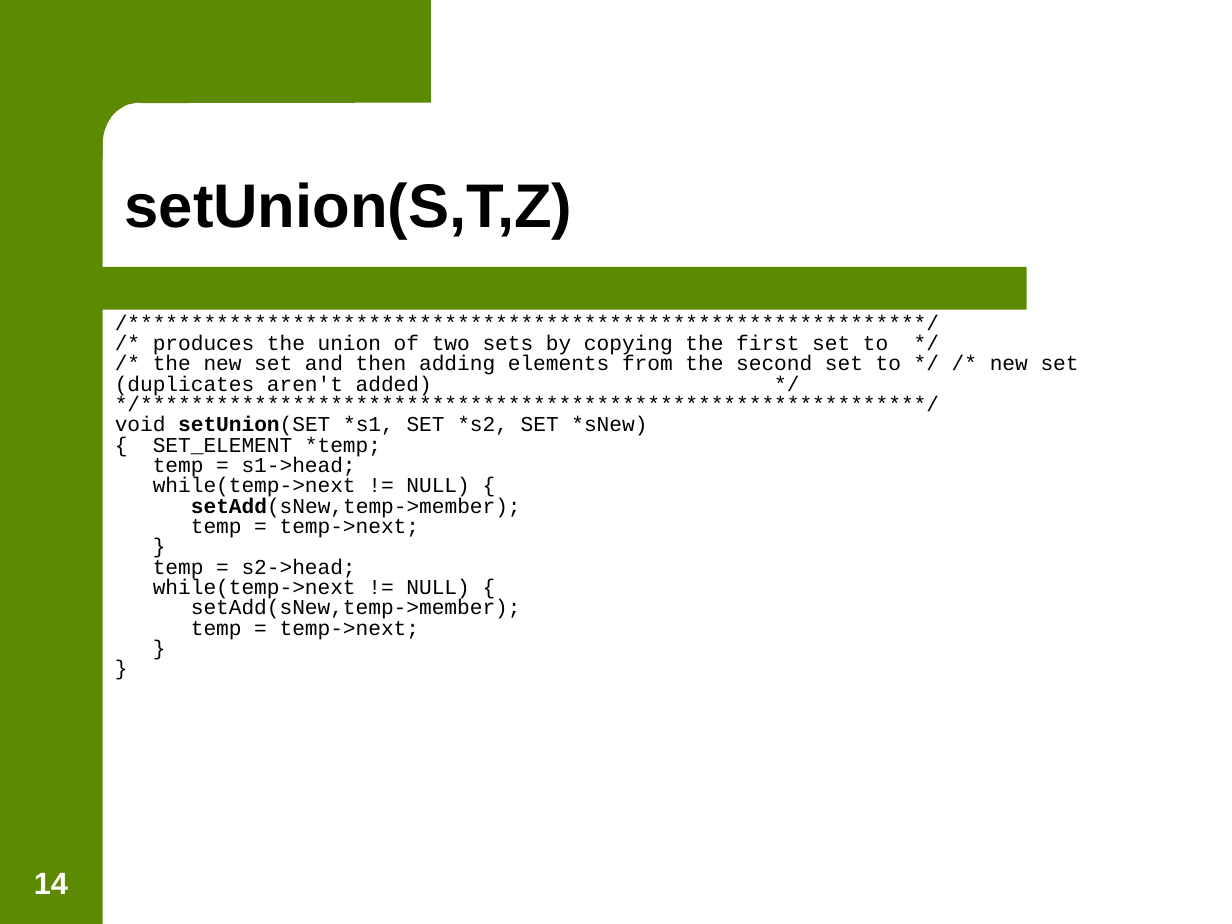
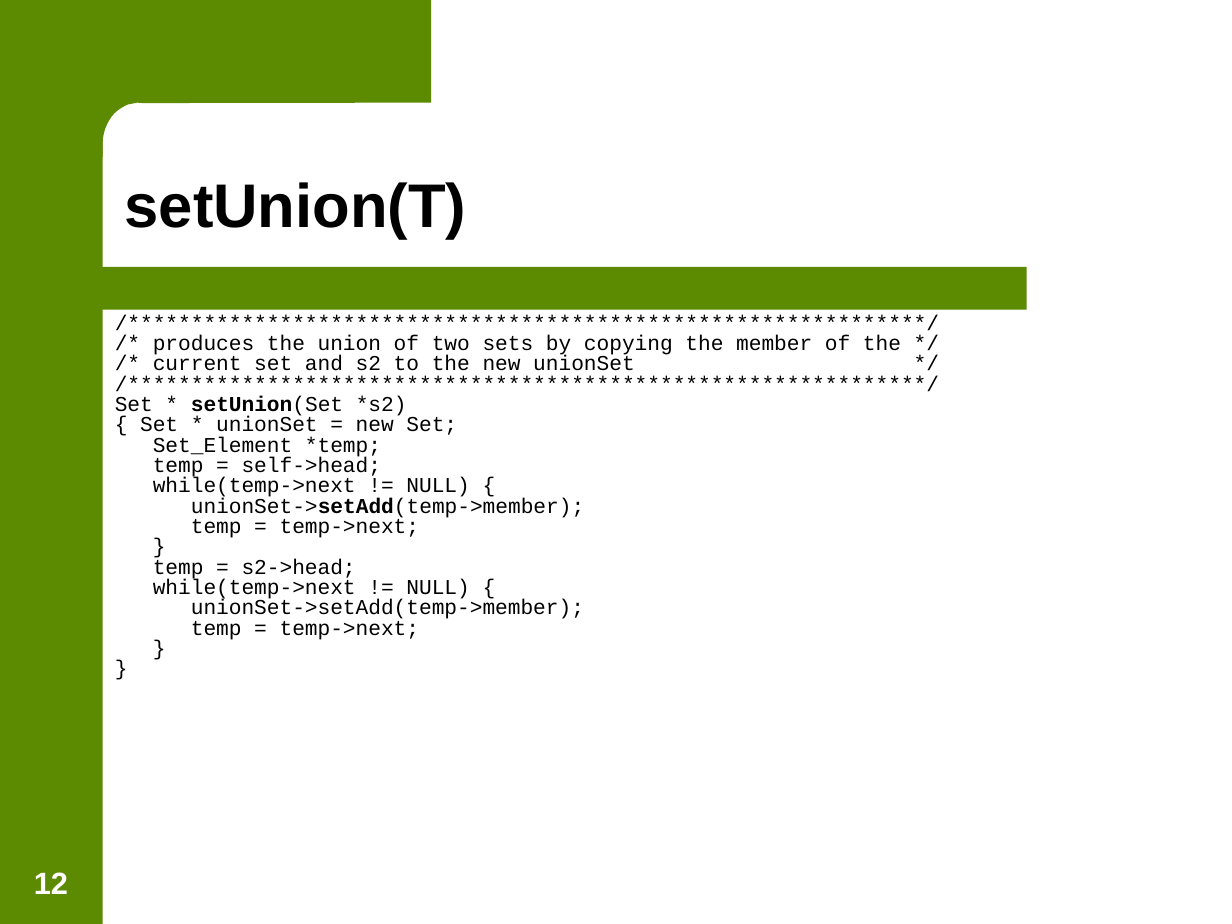
Before and after one commit to jasongraalum/NB_2018, a slide deck: slide 12 of Summer/Material/Lecture_Slides/Lecture 11 - Trees.ppt (slide 14 before the commit). Drawn at 1232x924 pixels with LibreOffice and Linux fonts; fonts in the diff are those of the drawing; background and template pictures are left out. Boxes give left, top, right and bottom in pixels: in the first picture for what was removed or moved away, otherwise in the second. Text is boxed around its words. In the diff, an @@ line names an element or a change of style, - is before the commit and + after.

```diff
--- a/Summer/Material/Lecture_Slides/Lecture 11 - Trees.ppt
+++ b/Summer/Material/Lecture_Slides/Lecture 11 - Trees.ppt
@@ text at <box>125,182,467,239</box>: text changed @@
-setUnion(S,T,Z)
+setUnion(T)
@@ text at <box>115,335,901,479</box>: text changed @@
-/* produces the union of two sets by copying the first set to */
-/* the new set and then adding elements from the second set to */ /* new set (duplicates aren't added) */ */**************************************************************/
-void setUnion(SET *s1, SET *s2, SET *sNew)
-{ SET_ELEMENT *temp;
-temp = s1->head;
+/* produces the union of two sets by copying the member of the */
+/* current set and s2 to the new unionSet */ /***************************************************************/
+Set * setUnion(Set *s2)
+{ Set * unionSet = new Set;
+Set_Element *temp;
+temp = self->head;
@@ text at <box>191,498,584,520</box>: text changed @@
-setAdd(sNew,temp->member);
+unionSet->setAdd(temp->member);
@@ text at <box>191,599,584,619</box>: text changed @@
-setAdd(sNew,temp->member);
+unionSet->setAdd(temp->member);
@@ page number at <box>34,872,68,894</box>: text changed @@
-14
+12
```
Also in this commit, not shown: 9 other slides changed, 2 slides removed, 11 other files.
